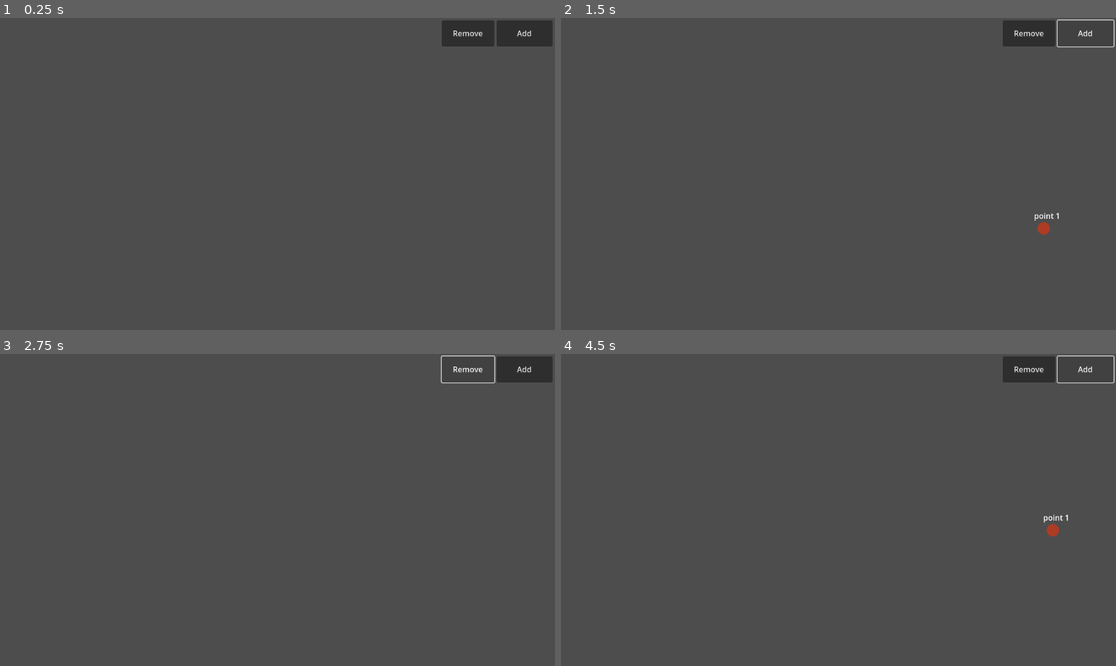
Above: before the commit, frames 1-4 (two rows, left to right).
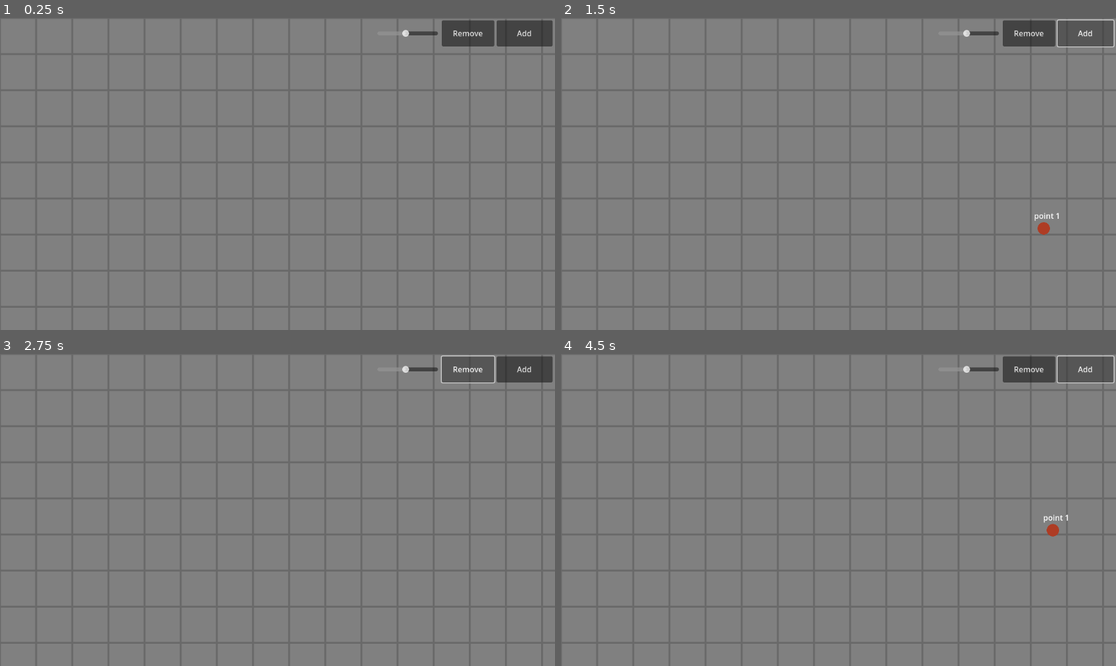
Above: after the commit, the same moments.

Repository: NiahSSBM/Godot-Curves
Game: Godot game, scene res://scenes/main.tscn
Same seed, same stepped clock (60 frames per second), same inputs: the game is played once before the commit and once after it.
Inputs:
- Up to frame 1 (0.25 s): no input
- Up to frame 2 (1.5 s): click "Remove" at 0.5 s; click "Add" at 1.25 s
- Up to frame 3 (2.75 s): click "Remove" at 2 s
- Up to frame 4 (4.5 s): click "Add" at 2.75 s; click "Remove" at 3.5 s; click "Add" at 4.25 s

The runs differ from the first frame. In frame 1, 98% of the frame differs, in the area x 0-100%, y 0-100%; in frame 2, 98%; in frame 3, 98%; in frame 4, 98%.

Commit message:
Finishing up

Diff:
--- a/project.godot
+++ b/project.godot
@@ -30,3 +30,7 @@
 "events": [Object(InputEventMouseButton,"resource_local_to_scene":false,"resource_name":"","device":-1,"window_id":0,"a …(258 unchanged characters)…
 ]
 }
+
+[rendering]
+
+environment/defaults/default_clear_color=Color(0.501961, 0.501961, 0.501961, 1)
--- a/scenes/control_line.gd
+++ /dev/null
@@ -1,12 +0,0 @@
-extends Line2D
-
-var node_points: Array[Node]
-
-func _ready():
-	node_points = get_tree().get_nodes_in_group("points")
-	for node_point in node_points:
-		if node_point.is_inside_tree():
-			print("Found " + str(self) + " in tree \n" + str(node_point.get_tree_string_pretty()))
-
-func _process(delta):
-	points.clear()
--- a/scenes/main.tscn
+++ b/scenes/main.tscn
@@ -1,8 +1,9 @@
-[gd_scene load_steps=5 format=3 uid="uid://cact67mflvbnb"]
+[gd_scene load_steps=6 format=3 uid="uid://cact67mflvbnb"]
 
 [ext_resource type="Script" uid="uid://dig5oq823a0sj" path="res://scripts/curve.gd" id="1_jyhfs"]
 [ext_resource type="Script" uid="uid://bfbmtqwua1p7h" path="res://scripts/main.gd" id="1_tbgi4"]
 [ext_resource type="Script" uid="uid://cvrpoig25f37a" path="res://scripts/line_2d.gd" id="2_tbgi4"]
+[ext_resource type="Script" uid="uid://sqob4xa00esx" path="res://scripts/grid.gd" id="4_jyhfs"]
 
 [sub_resource type="Curve2D" id="Curve2D_sugp2"]
 
@@ -34,5 +35,18 @@
 action_mode = 0
 text = "Add"
 
+[node name="gridSlider" type="HSlider" parent="."]
+offset_left = 782.655
+offset_top = 5.0
+offset_right = 908.655
+offset_bottom = 59.0
+tooltip_text = "Grid Size"
+min_value = 10.0
+max_value = 150.0
+value = 75.0
+
+[node name="Grid" type="Node" parent="."]
+script = ExtResource("4_jyhfs")
+
 [connection signal="pressed" from="removePointButton" to="." method="remove_point"]
 [connection signal="pressed" from="addPointButton" to="." method="add_point"]
--- a/scenes/point.tscn
+++ b/scenes/point.tscn
@@ -1,7 +1,7 @@
 [gd_scene load_steps=4 format=3 uid="uid://bqi05wcri74l3"]
 
 [ext_resource type="Script" uid="uid://cp1w2gleacbys" path="res://scripts/point.gd" id="1_tue75"]
-[ext_resource type="Script" uid="uid://tm34wm6taj8v" path="res://scenes/control_line.gd" id="2_tue75"]
+[ext_resource type="Script" uid="uid://tm34wm6taj8v" path="res://scripts/control_line.gd" id="2_tue75"]
 
 [sub_resource type="CircleShape2D" id="CircleShape2D_sugp2"]
 
--- /dev/null
+++ b/scripts/control_line.gd
@@ -0,0 +1,14 @@
+extends Line2D
+
+var target_point: Node2D
+
+func _ready():
+	width = 2
+	default_color = Color(Color.BLUE, 0.5)
+
+	target_point = get_node("../../point")
+
+func _process(delta):
+	clear_points()
+	add_point(position)
+	add_point(target_point.global_position - get_parent().global_position)
--- /dev/null
+++ b/scripts/grid.gd
@@ -0,0 +1,42 @@
+extends Node
+
+var grid_spacing: float = 75
+var line_width = 4
+var color = Color.DIM_GRAY
+
+var slider: HSlider
+
+func _ready():
+	slider = get_node("../gridSlider")
+
+	update_grid()
+
+func update_grid():
+	for node in get_children():
+		node.free()
+
+	var total_x_lines = get_viewport().size.x / grid_spacing
+	var total_y_lines = get_viewport().size.y / grid_spacing
+
+	for i in total_x_lines:
+		var line = Line2D.new()
+		line.width = line_width
+		line.default_color = color
+		line.add_point(Vector2(i * grid_spacing, 0))
+		line.add_point(Vector2(i * grid_spacing, get_viewport().size.y))
+		line.z_index = -1
+		add_child(line)
+
+	for i in total_y_lines:
+		var line = Line2D.new()
+		line.width = line_width
+		line.default_color = color
+		line.add_point(Vector2(0, i * grid_spacing))
+		line.add_point(Vector2(get_viewport().size.x, i * grid_spacing))
+		line.z_index = -1
+		add_child(line)
+
+func _process(delta):
+	if slider.value_changed:
+		grid_spacing = slider.value
+		update_grid()
--- a/scripts/line_2d.gd
+++ b/scripts/line_2d.gd
@@ -2,3 +2,5 @@
 
 func _process(delta):
 	points = get_parent().curve.get_baked_points()
+	width = 3
+	default_color = Color("ae3c24")
--- a/scripts/point.gd
+++ b/scripts/point.gd
@@ -20,6 +20,7 @@
 func update_point():
 	var label: Label = get_node("Label")
 	label.text = name + " " + str(get_parent().point_number)
+	label.z_index = 10
 
 	if (name == "in" and get_parent().point_number == 1) or (name == "out" and get_parent().point_number == Globals.total_points):
 		queue_free()
Renamed: scenes/control_line.gd.uid -> scripts/control_line.gd.uid
Not shown, added: scripts/grid.gd.uid
